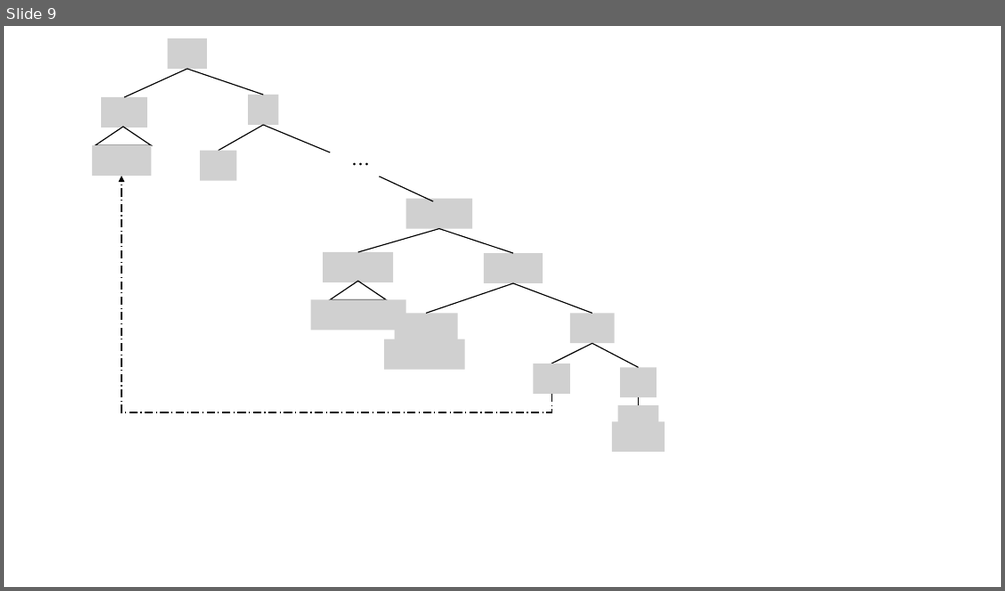
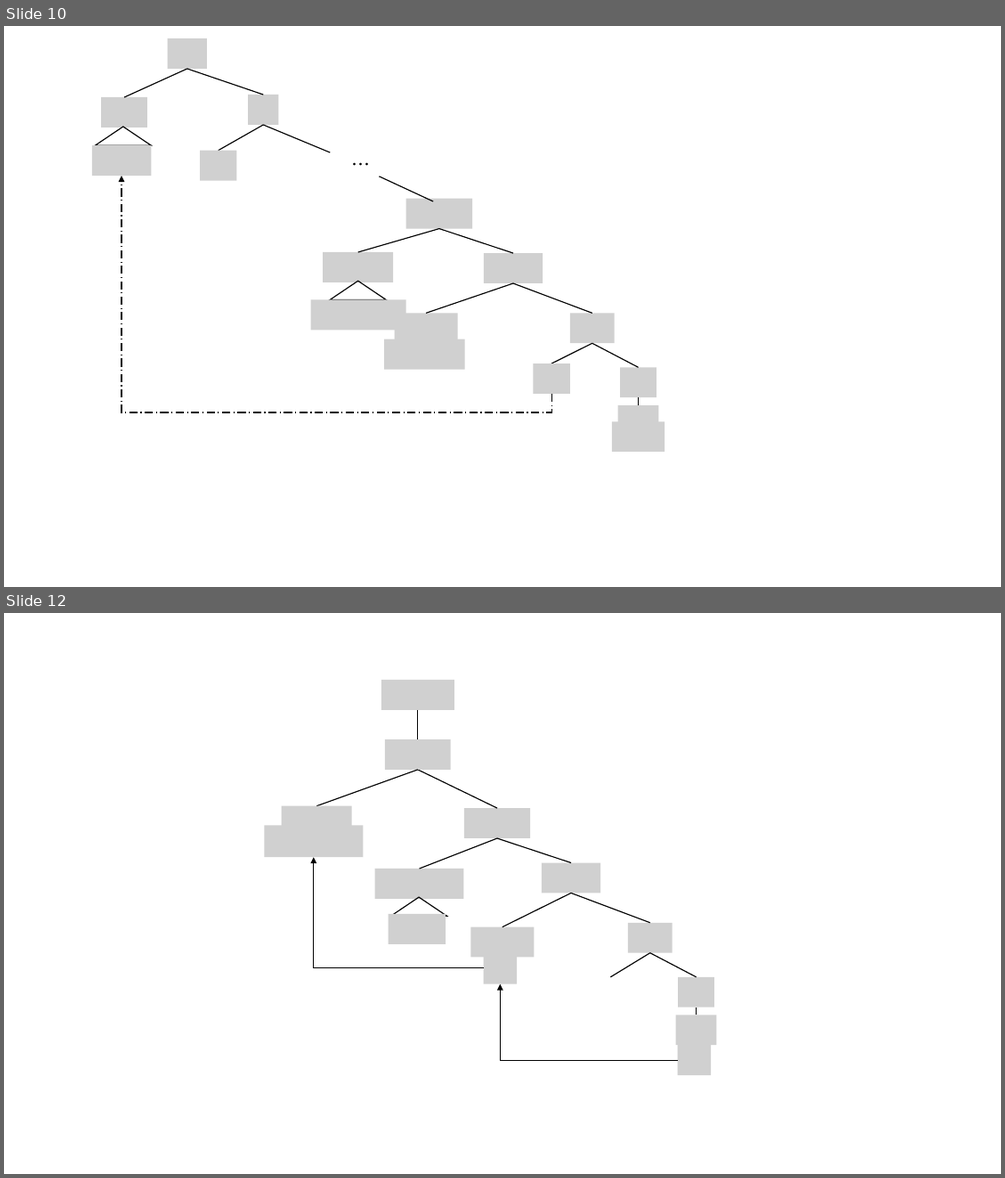
Before and after one commit to NoemieGrf/DegreeSemantic, a slide deck: 正文/latex/pic.pptx. Shown one above the other, each under a label of ours: slide 9 before the commit, slides 10 and 12 after it; the slides between them are not shown. The pictures are 1005x591 and 1005x1178 pixels, drawn with LibreOffice and Linux fonts; fonts in the diff are those of the drawing; grey boxes stand for pictures. Boxes give left, top, right and bottom in pixels: in the first picture for what was removed or moved away, otherwise in the second. Text is boxed around its words. In the diff, an @@ line names an element or a change of style, - is before the commit and + after.

```diff
--- a/正文/latex/pic.pptx
+++ b/正文/latex/pic.pptx
@@ slide 12 added at [4,613,1001,1174], background #FFFFFF @@
@@ picture added at [381,680,455,709] @@
@@ line added from (418, 710) to (418, 739), #000000 1 pt @@
@@ picture added at [385,739,451,770] @@
@@ line added from (316, 806) to (418, 770), #000000 1 pt @@
@@ line added from (498, 808) to (418, 770), #000000 1 pt @@
@@ picture added at [264,826,363,858] @@
@@ picture added at [282,806,352,835] @@
@@ picture added at [464,808,531,838] @@
@@ line added from (498, 838) to (420, 868), #000000 1 pt @@
@@ line added from (498, 838) to (571, 863), #000000 1 pt @@
@@ elbow arrow added from (484, 968) to (314, 858), #000000 1 pt @@
@@ picture added at [375,868,464,899] @@
@@ picture added at [542,863,600,892] @@
@@ triangle added at [390,897,446,916], outline #000000 1 pt @@
@@ line added from (571, 892) to (502, 927), #000000 1 pt @@
@@ line added from (571, 892) to (650, 923), #000000 1 pt @@
@@ picture added at [388,914,446,943] @@
@@ picture added at [470,927,534,957] @@
@@ picture added at [628,923,672,952] @@
@@ picture added at [484,952,517,984] @@
@@ line added from (650, 952) to (610, 977), #000000 1 pt @@
@@ line added from (650, 952) to (696, 977), #000000 1 pt @@
@@ elbow arrow added from (678, 1060) to (500, 984), #000000 1 pt @@
@@ picture added at [678,977,714,1007] @@
@@ line added from (696, 1014) to (696, 1007), #000000 1 pt @@
@@ picture added at [676,1014,716,1045] @@
@@ picture added at [678,1046,712,1075] @@
@@ what was slide 9 is now slide 10 @@
```
Also in this commit, not shown: 4 other slides added, 3 slides removed, 7 other files.
